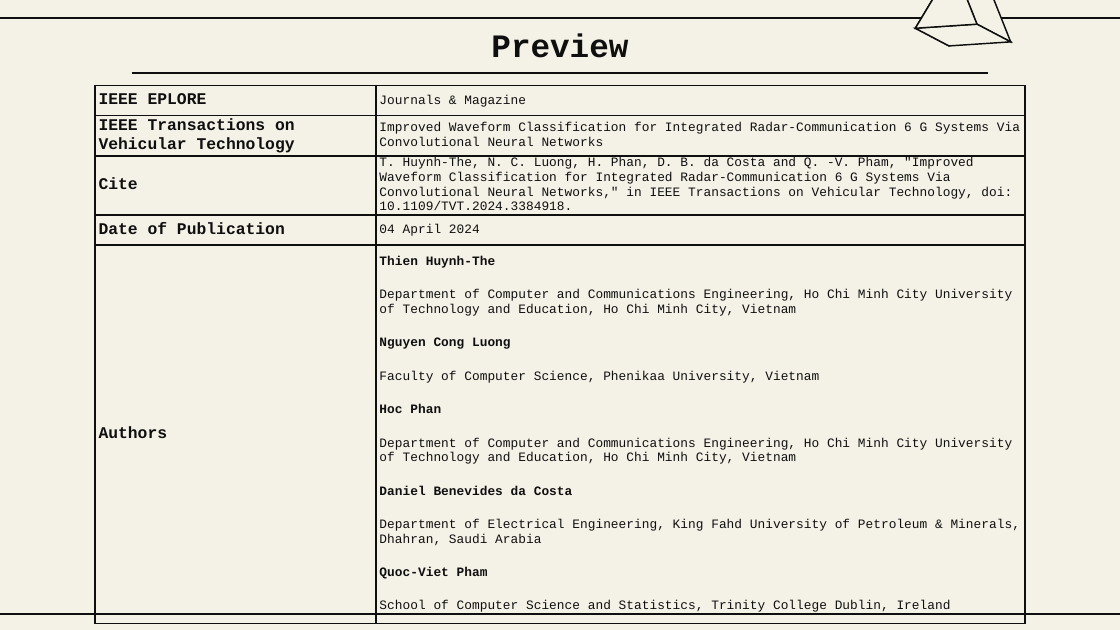
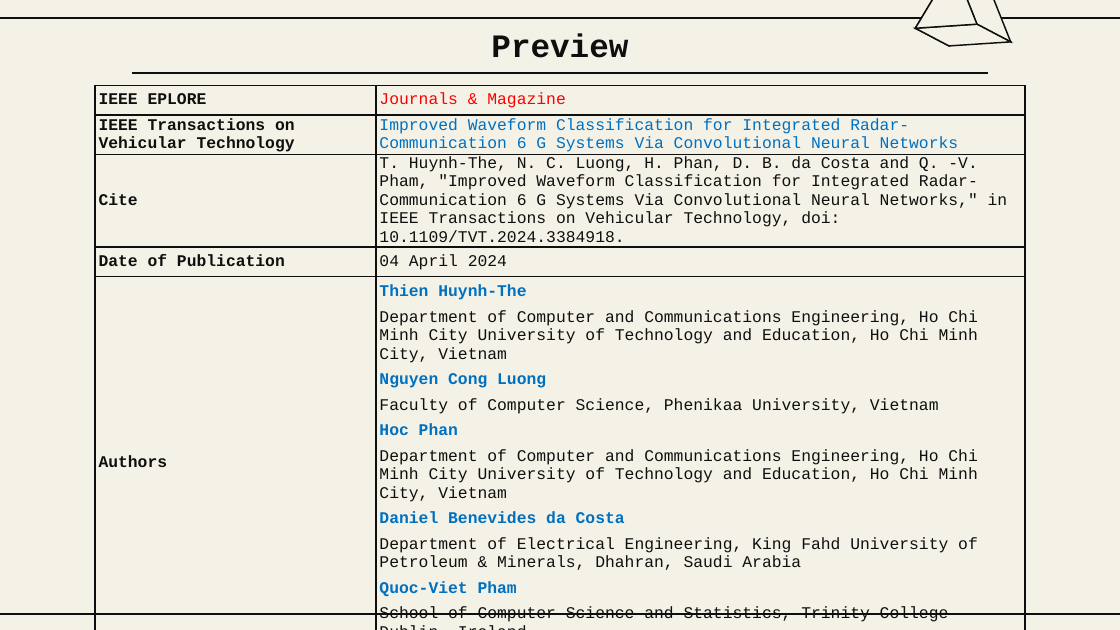
Before and after one commit to Winxkin/hcmute_master, a slide deck: slide 2 of semeter1/DSP/Final_HND.PPTX. Drawn at 1120x630 pixels with LibreOffice and Linux fonts; fonts in the diff are those of the drawing; background and template pictures are left out. Boxes give left, top, right and bottom in pixels: in the first picture for what was removed or moved away, otherwise in the second. Text is boxed around its words. In the diff, an @@ line names an element or a change of style, - is before the commit and + after.

Commit message:
update 20/4 2

```diff
--- a/semeter1/DSP/Final_HND.PPTX
+++ b/semeter1/DSP/Final_HND.PPTX
@@ table at [95, 86, 1025, 626] @@
@@ size 11 to 14 pt @@
@@ text colour #100F0F to #FF0000 in "Journals & Magazine" @@
@@ text colour #100F0F to #0070C0 in "Improved Waveform Classification for Integrated Radar-Commun ...", "Thien Huynh-The", "Nguyen Cong Luong", "Hoc Phan" and 2 more places @@
@@ less space between paragraphs @@
```
Also in this commit, not shown: 2 slides added.
